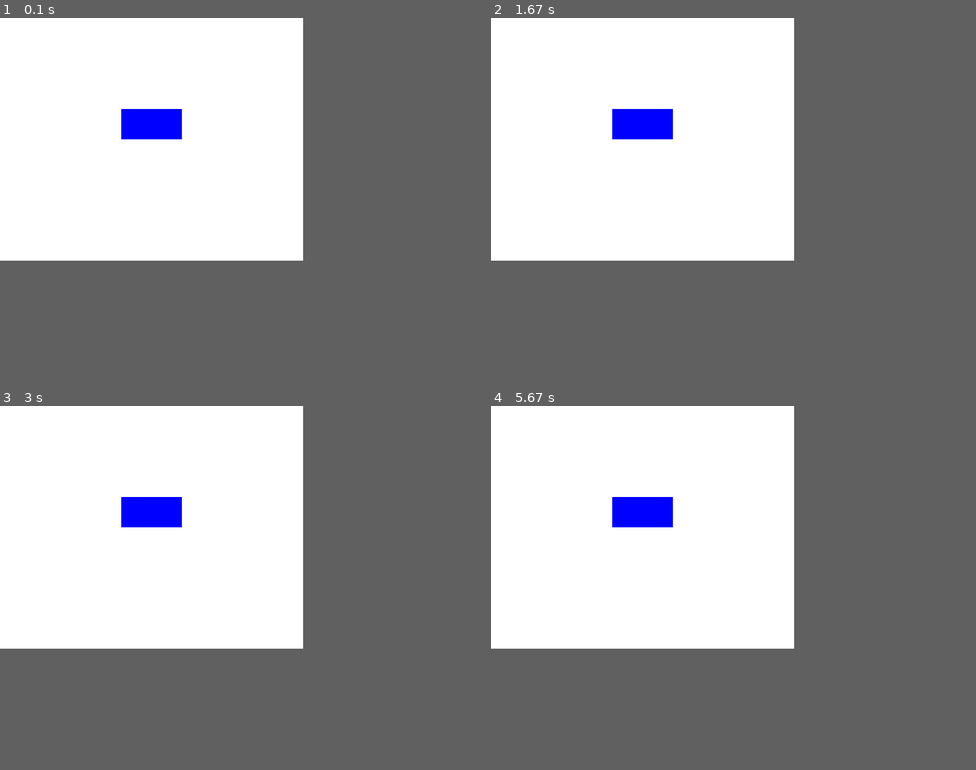
Above: before the commit, frames 1-4 (two rows, left to right).
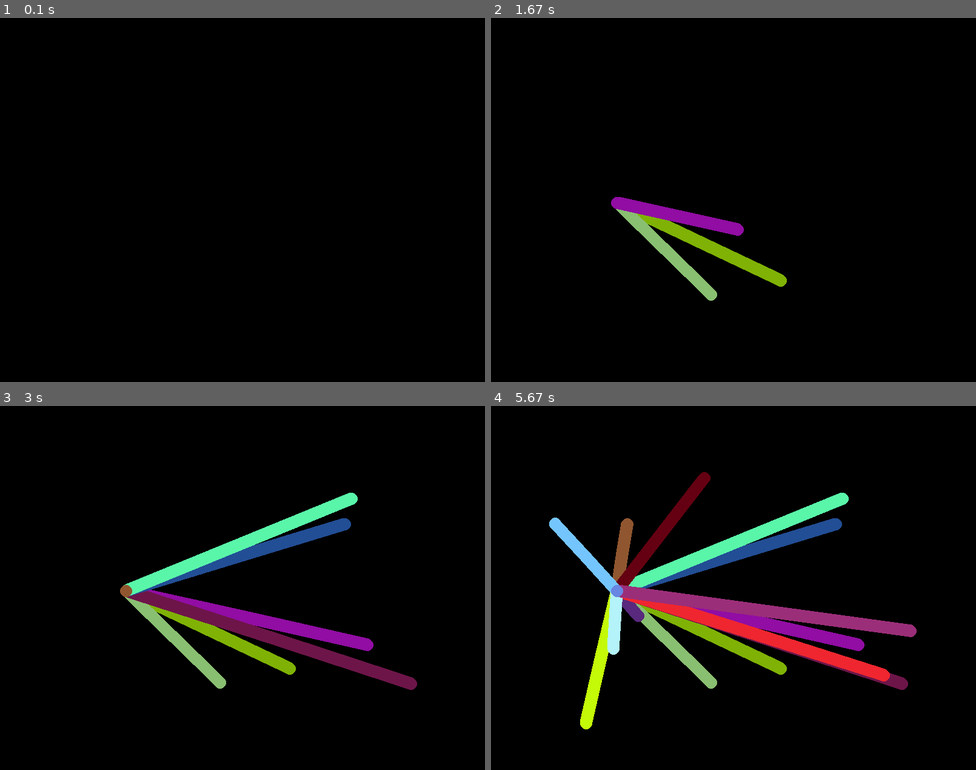
Above: after the commit, the same moments.

Repository: Christian0411/DrawWithMe
Game: pygame game, started from main.py
The game is run twice, just before and just after one commit, with the same random seed, the same clock (stepped at 60 frames per second) and the same inputs.
Inputs (mouse positions are in pixels of both pictures, inside the frame that each line leads up to):
- Up to frame 1 (0.1 s): no input
- Up to frame 2 (1.67 s): press the mouse at (617, 203) at 0.37 s; move the mouse to (699, 243) at 0.47 s; release the mouse at (782, 280) at 0.6 s; press the mouse at (617, 203) at 1.2 s; move the mouse to (665, 247) at 1.3 s; release the mouse at (709, 294) at 1.43 s; press the mouse at (617, 203) at 1.53 s; move the mouse to (738, 229) at 1.63 s
- Up to frame 3 (3 s): release the mouse at (368, 646) at 1.77 s; press the mouse at (126, 591) at 1.93 s; move the mouse to (266, 638) at 2.03 s; release the mouse at (412, 682) at 2.17 s; press the mouse at (126, 591) at 2.27 s; move the mouse to (232, 558) at 2.37 s; release the mouse at (344, 522) at 2.5 s; press the mouse at (126, 591) at 2.6 s; move the mouse to (237, 544) at 2.7 s; release the mouse at (349, 500) at 2.83 s; press the mouse at (126, 591) at 2.93 s
- Up to frame 4 (5.67 s): move the mouse to (621, 558) at 3.03 s; release the mouse at (626, 522) at 3.17 s; press the mouse at (617, 591) at 3.27 s; move the mouse to (602, 657) at 3.37 s; release the mouse at (588, 722) at 3.5 s; press the mouse at (617, 591) at 3.6 s; move the mouse to (626, 602) at 3.7 s; release the mouse at (636, 617) at 3.83 s; press the mouse at (617, 591) at 3.93 s; move the mouse to (752, 631) at 4.03 s; release the mouse at (883, 675) at 4.17 s; press the mouse at (617, 591) at 4.27 s; move the mouse to (660, 533) at 4.37 s; release the mouse at (704, 478) at 4.5 s; press the mouse at (617, 591) at 4.6 s; move the mouse to (617, 620) at 4.7 s; release the mouse at (612, 649) at 4.83 s; press the mouse at (617, 591) at 4.93 s; move the mouse to (588, 558) at 5.03 s; release the mouse at (554, 522) at 5.17 s; press the mouse at (617, 591) at 5.27 s; move the mouse to (762, 609) at 5.37 s; release the mouse at (908, 631) at 5.5 s; press the mouse at (617, 591) at 5.6 s
The window is 500x400 before the commit and 800x600 after it. Grey fills any space a smaller window leaves; there, only what the larger window draws over its background counts as a difference.

The runs differ from the first frame. In frame 1, 42% of the frame differs, in the area x 0-63%, y 0-67%; in frame 2, 42%; in frame 3, 44%; in frame 4, 46%, in the area x 0-88%, y 0-89%.

Commit message:
drawing functionality

Diff:
--- a/main.py
+++ b/main.py
@@ -1,23 +1,40 @@
-import pygame, sys
-from pygame.locals import *
+import pygame, random
 
-def main():
-    pygame.init()
+screen = pygame.display.set_mode((800,600))
 
-    DISPLAY=pygame.display.set_mode((500,400),0,32)
+draw_on = False
+last_pos = (0, 0)
+color = (255, 128, 0)
+radius = 10
 
-    WHITE=(255,255,255)
-    blue=(0,0,255)
+def roundline(srf, color, start, end, radius=1):
+    dx = end[0]-start[0]
+    dy = end[1]-start[1]
+    distance = max(abs(dx), abs(dy))
+    for i in range(distance):
+        x = int( start[0]+float(i)/distance*dx)
+        y = int( start[1]+float(i)/distance*dy)
+        pygame.draw.circle(srf, color, (x, y), radius)
 
-    DISPLAY.fill(WHITE)
+try:
+    while True:
+        e = pygame.event.wait()
+        if e.type == pygame.QUIT:
+            raise StopIteration
+        if e.type == pygame.MOUSEBUTTONDOWN:
+            color = (random.randrange(256), random.randrange(256), random.randrange(256))
+            pygame.draw.circle(screen, color, e.pos, radius)
+            draw_on = True
+        if e.type == pygame.MOUSEBUTTONUP:
+            draw_on = False
+        if e.type == pygame.MOUSEMOTION:
+            if draw_on:
+                pygame.draw.circle(screen, color, e.pos, radius)
+                roundline(screen, color, e.pos, last_pos,  radius)
+            last_pos = e.pos
+        pygame.display.flip()
 
-    pygame.draw.rect(DISPLAY,blue,(200,150,100,50))
+except StopIteration:
+    pass
 
-    while True:
-        for event in pygame.event.get():
-            if event.type==QUIT:
-                pygame.quit()
-                sys.exit()
-        pygame.display.update()
-
-main()
+pygame.quit()
